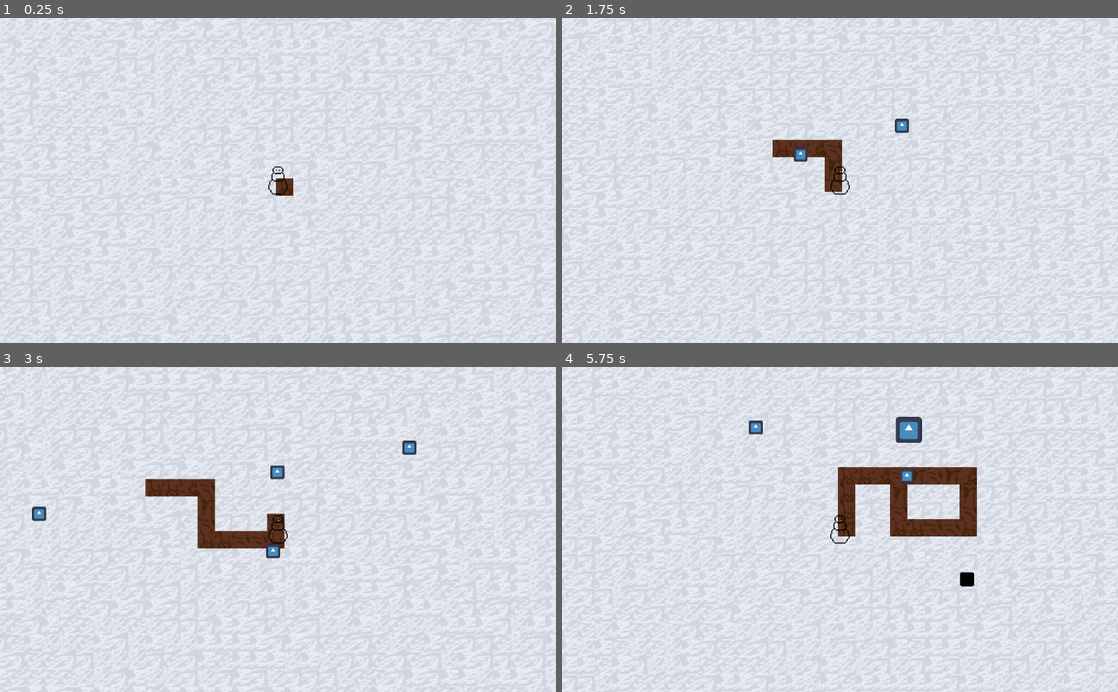
Above: before the commit, frames 1-4 (two rows, left to right).
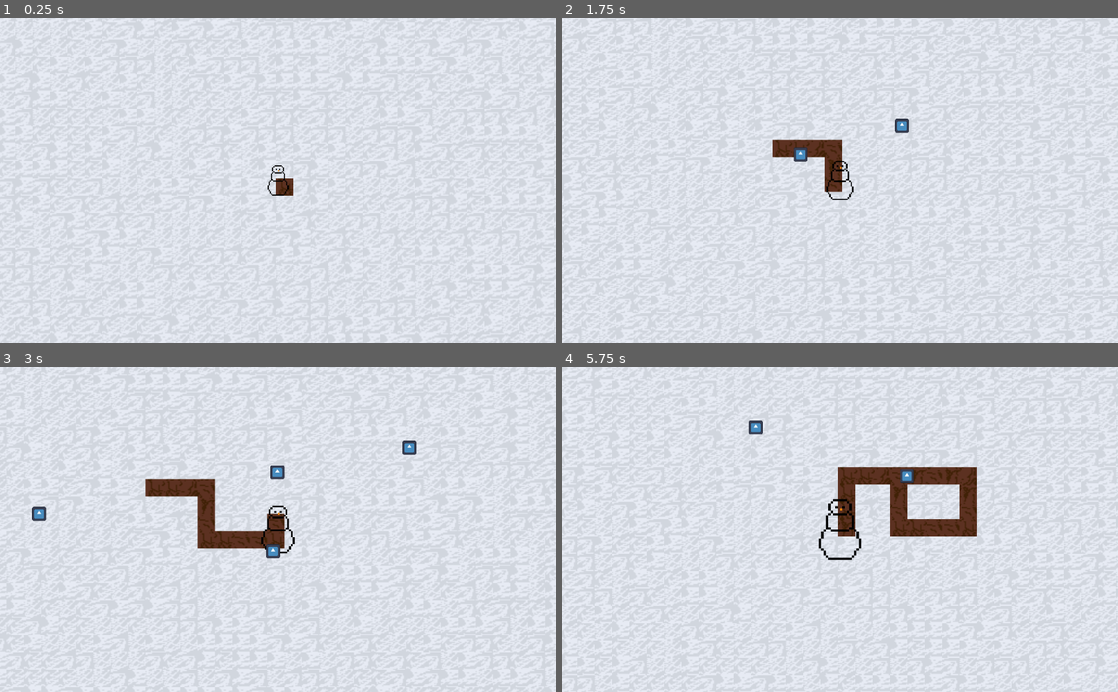
Above: after the commit, the same moments.

Repository: kerstenbr/snowman-survival
Game: Godot game, scene res://scenes/level/level.tscn
Same seed, same stepped clock (60 frames per second), same inputs: the game is played once before the commit and once after it. The engine's default icon, where the game draws it, is replaced by a stand-in: a white triangle on a blue panel in a dark square.
Inputs (mouse positions are in pixels of both pictures, inside the frame that each line leads up to):
- Up to frame 1 (0.25 s): no input
- Up to frame 2 (1.75 s): tap Enter at 0.5 s; move the mouse to (962, 164) at 0.52 s; hold D (right) 0.53-1.28 s; click (962, 164) at 0.6 s; move the mouse to (728, 196) at 1.27 s; hold S (down) from 1.28 s (still down); click (728, 196) at 1.35 s
- Up to frame 3 (3 s): move the mouse to (333, 458) at 2.02 s; release S (down) at 2.03 s; hold D (right) 2.03-2.78 s; click (333, 458) at 2.1 s; move the mouse to (250, 594) at 2.77 s; hold W (up) from 2.78 s (still down); click (250, 594) at 2.85 s
- Up to frame 4 (5.75 s): move the mouse to (1006, 578) at 3.52 s; release W (up) at 3.53 s; hold A (left) 3.53-5.03 s; click (1006, 578) at 3.6 s; move the mouse to (673, 480) at 4.27 s; click (673, 480) at 4.35 s; move the mouse to (867, 529) at 5.02 s; hold S (down) from 5.03 s (still down); click (867, 529) at 5.1 s

The runs differ from the first frame. In frame 1, 0.1% of the frame differs, in the area x 48-52%, y 45-55%; in frame 2, 0.2%; in frame 3, 0.2%; in frame 4, 0.9%, in the area x 46-75%, y 15-68%.

Commit message:
a bala se destroi quando bate no player, e checa se o player está menor que o permitido

Diff:
--- a/scenes/enemy_bullet/enemy_bullet.gd
+++ b/scenes/enemy_bullet/enemy_bullet.gd
@@ -20,3 +20,4 @@
 func _on_body_entered(body: Node2D) -> void:
 	if body.is_in_group("Player"):
 		SignalManager.on_player_hit.emit()
+		queue_free()
--- a/scenes/level/level.gd
+++ b/scenes/level/level.gd
@@ -16,7 +16,7 @@
 	var source_id = snow.get_cell_source_id(snow_tile)
 	if source_id != -1:
 		snow.erase_cell(snow_tile)
-		#increase_player(delta)
+		increase_player(delta)
 
 func increase_player(delta) -> void:
 	player.scale = player.scale + Vector2(5, 5) * delta
--- a/scenes/player/player.gd
+++ b/scenes/player/player.gd
@@ -39,9 +39,10 @@
 	SignalManager.on_player_died.emit()
 
 func damage_taken() -> void:
-	print("ouch")
 	scale = scale - Vector2(0.5, 0.5)
 
+	if scale < Vector2(0.1, 0.1):
+		die()
+
 func _on_timer_timeout() -> void:
-	#defrosting()
-	pass
+	defrosting()
